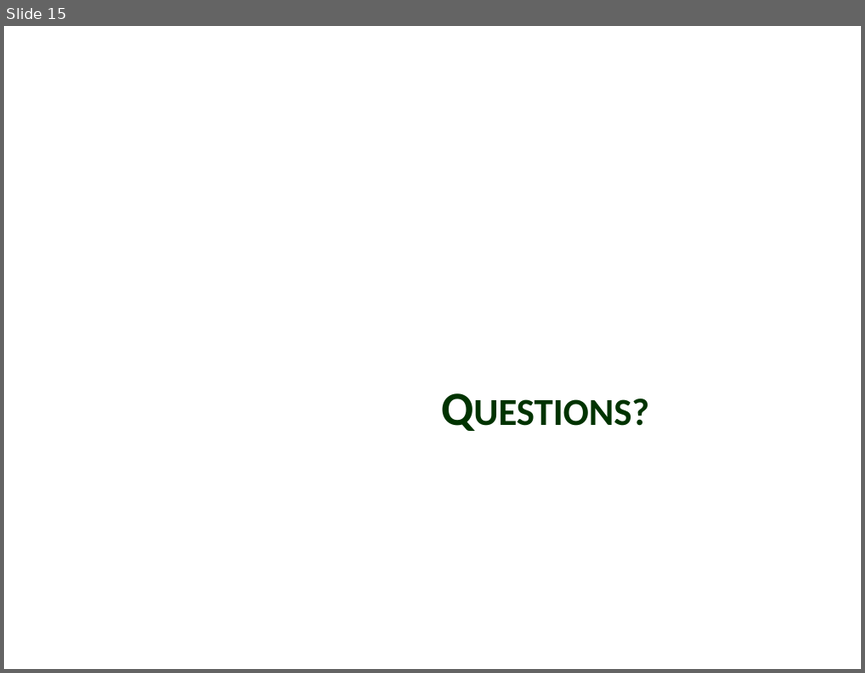
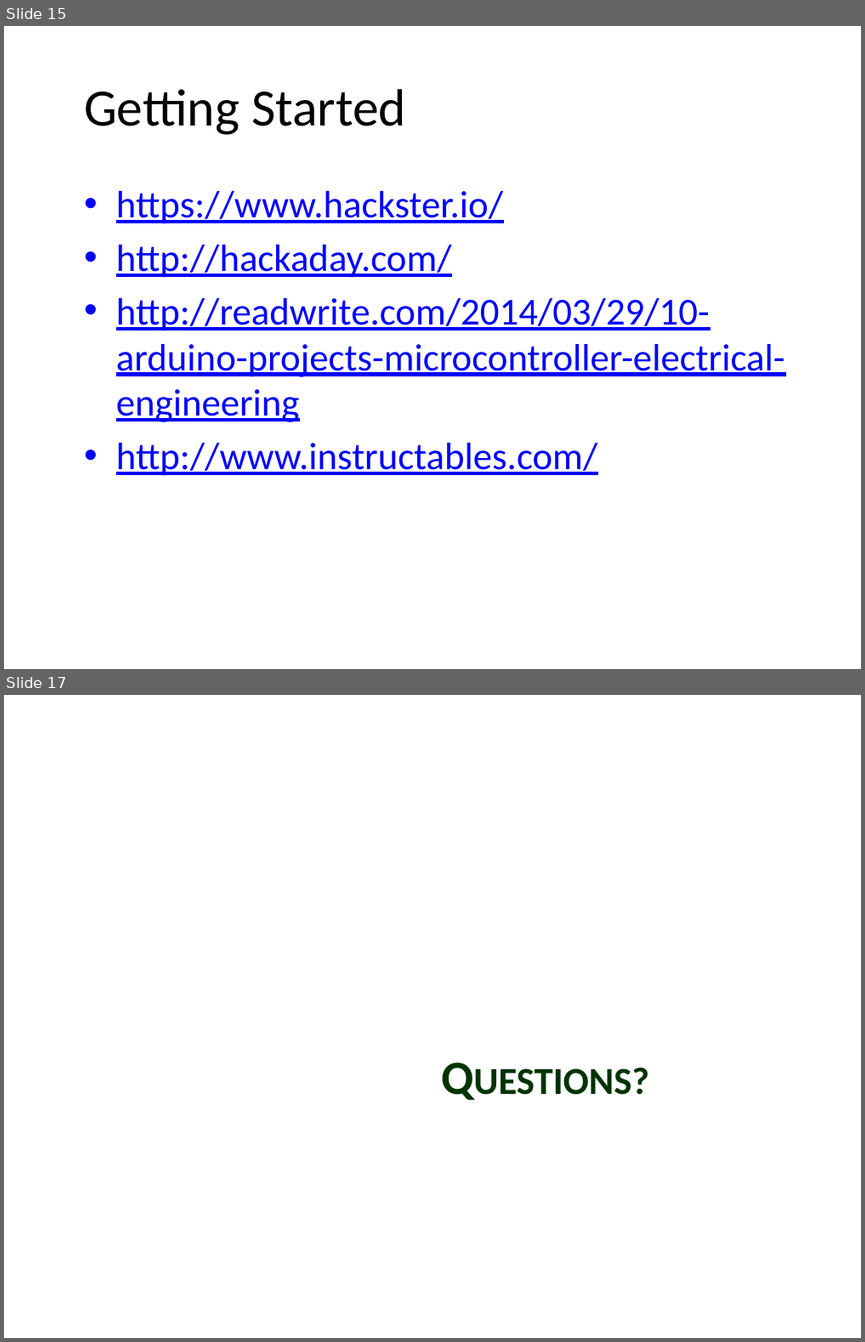
Before and after one commit to GaurG/IoT, a slide deck: IoT.pptx. Shown one above the other, each under a label of ours: slide 15 before the commit, slides 15 and 17 after it; the slides between them are not shown. The pictures are 865x673 and 865x1342 pixels, drawn with LibreOffice and Linux fonts; fonts in the diff are those of the drawing; background and template pictures are left out. Boxes give left, top, right and bottom in pixels: in the first picture for what was removed or moved away, otherwise in the second. Text is boxed around its words. In the diff, an @@ line names an element or a change of style, - is before the commit and + after.

```diff
--- a/IoT.pptx
+++ b/IoT.pptx
@@ slide 15 added at <box>4,26,861,669</box>, background picture (left out) @@
@@ title added at <box>84,89,406,135</box>, 44 pt, text #000000 @@
+Getting Started
@@ text added at <box>116,191,785,476</box>, 32 pt, text #0000FF, underline @@
+• https://www.hackster.io/
+• http://hackaday.com/
+• http://readwrite.com/2014/03/29/10-arduino-projects-microcontroller-electrical-engineering
+• http://www.instructables.com/
@@ what was slide 15 is now slide 17 @@
```
Also in this commit, not shown: 2 slides changed, 12 other slides added, 11 slides removed, 1 other file.
